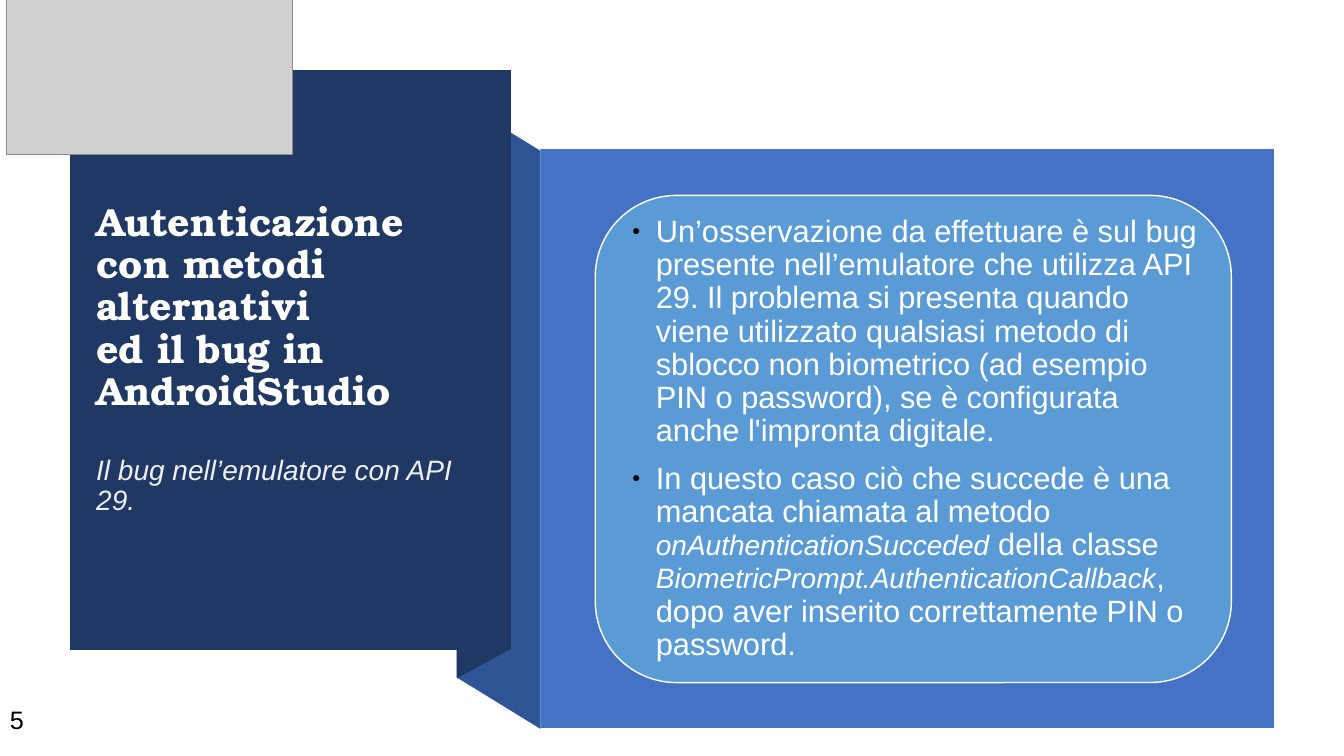
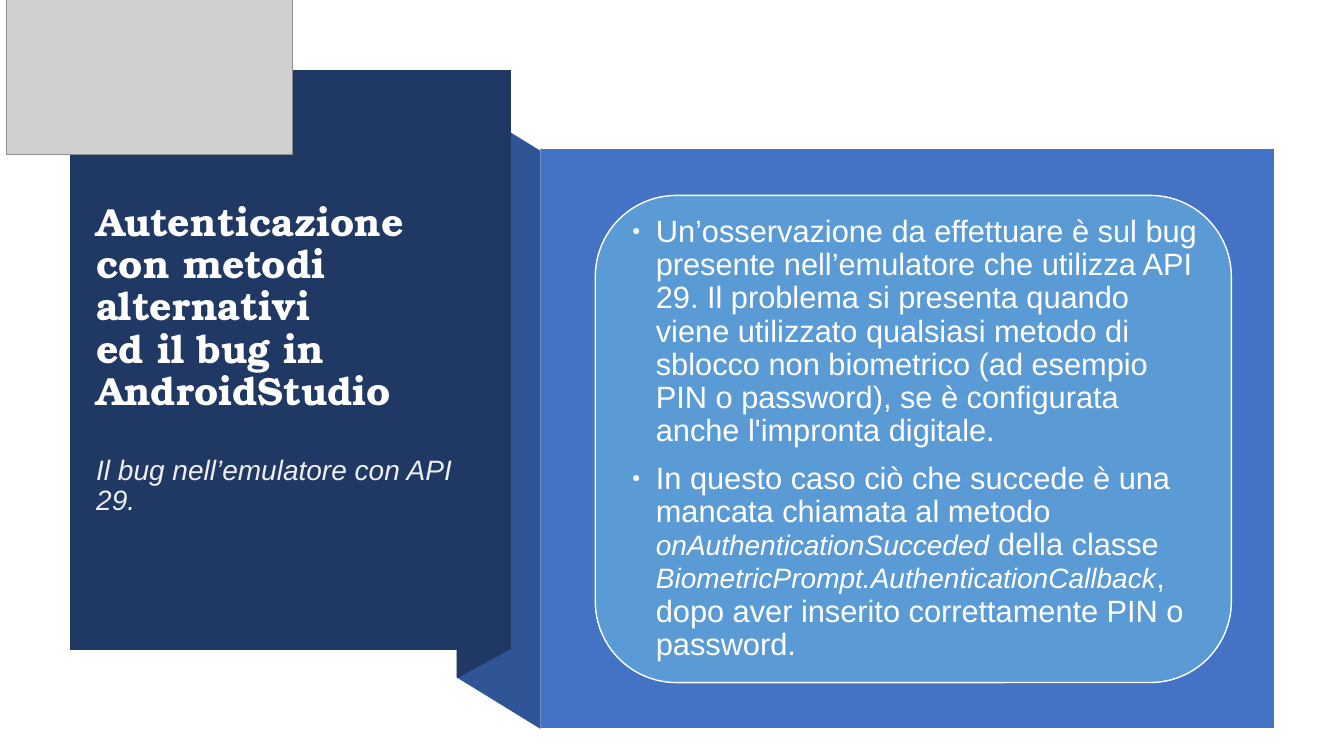
Before and after one commit to Torkin1/biometric_prompt_WALL-E, a slide deck: slide 6 of Introduzione Classi.odp (slide 5 before the commit). Drawn at 1344x756 pixels with LibreOffice and Linux fonts; fonts in the diff are those of the drawing; grey boxes stand for pictures. Boxes give left, top, right and bottom in pixels: in the first picture for what was removed or moved away, otherwise in the second. Text is boxed around its words. In the diff, an @@ line names an element or a change of style, - is before the commit and + after.

```diff
--- a/Introduzione Classi.odp
+++ b/Introduzione Classi.odp
@@ rounded rectangle "Un’osservazione da effettuare è sul ..." at box(596, 196, 1232, 683): bullet colour #000000 to #FFFFFF @@
@@ page number removed at box(10, 711, 24, 730) @@
-5
```
Also in this commit, not shown: 4 other slides changed, 1 slide added, 1 other file.
